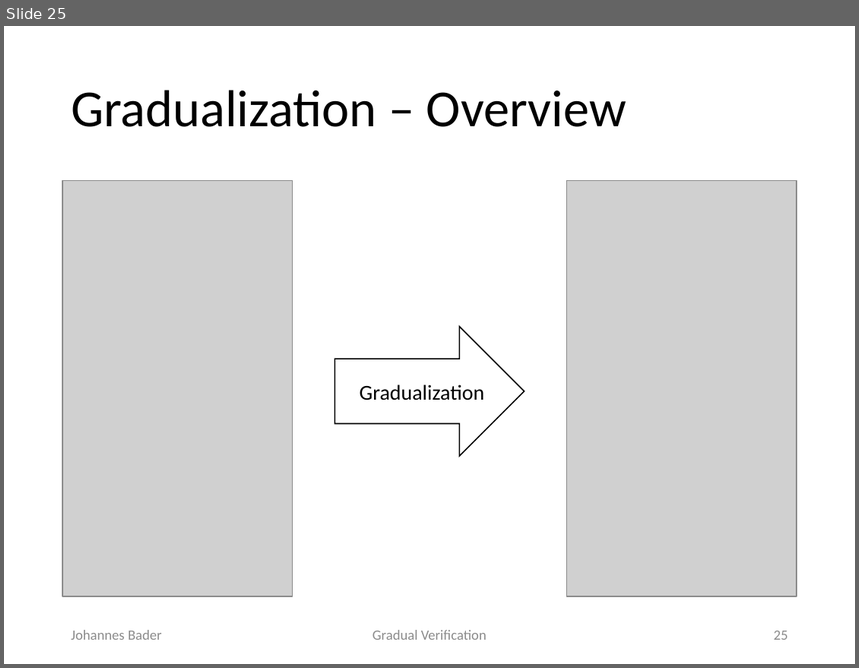
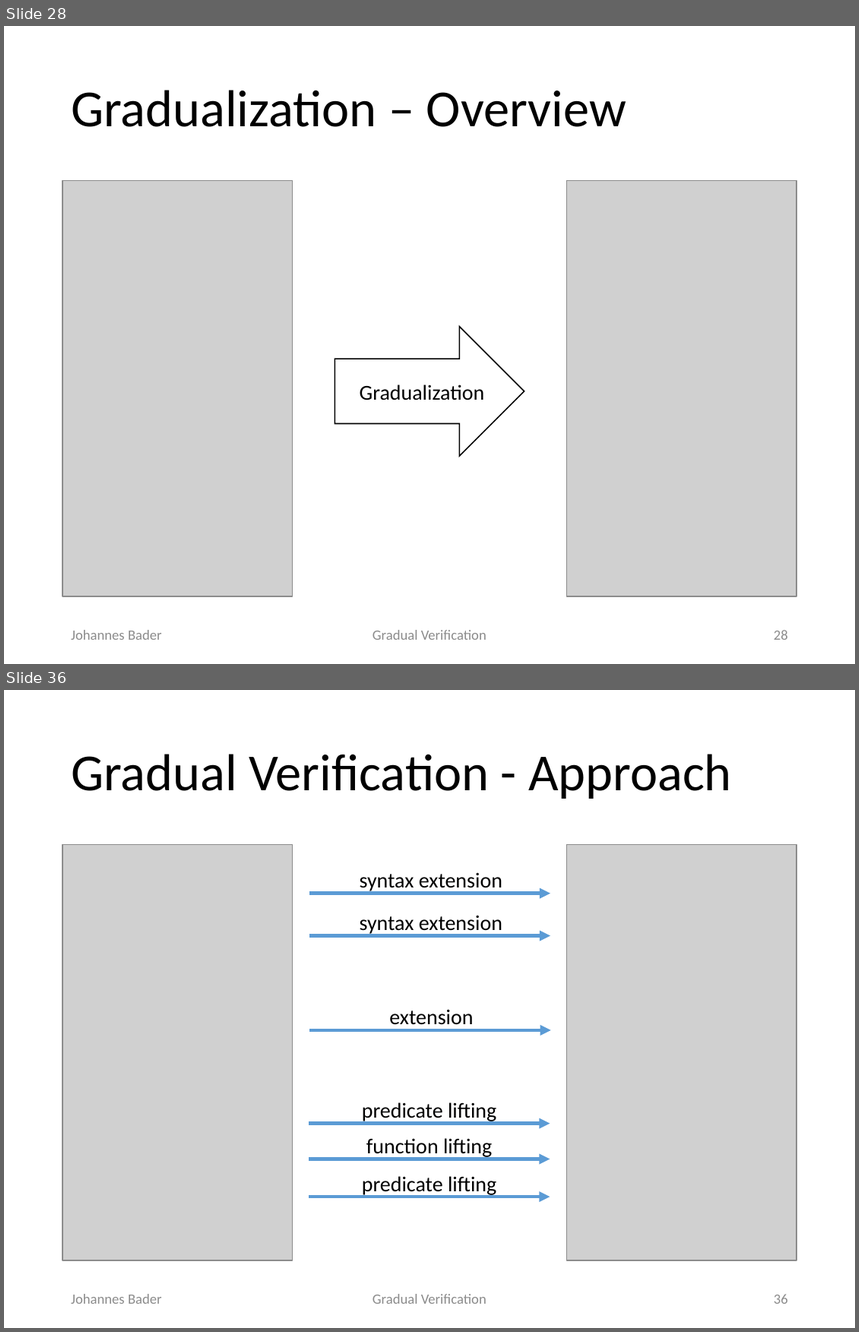
Before and after one commit to olydis/GradVerThesis, a slide deck: presentation/PLunch.pptx. Shown one above the other, each under a label of ours: slide 25 before the commit, slides 28 and 36 after it; the slides between them are not shown. The pictures are 859x668 and 859x1332 pixels, drawn with LibreOffice and Linux fonts; fonts in the diff are those of the drawing; grey boxes stand for pictures. Boxes give left, top, right and bottom in pixels: in the first picture for what was removed or moved away, otherwise in the second. Text is boxed around its words. In the diff, an @@ line names an element or a change of style, - is before the commit and + after.

```diff
--- a/presentation/PLunch.pptx
+++ b/presentation/PLunch.pptx
@@ slide 36 added at (x1=4, y1=690, x2=855, y2=1328), background #FFFFFF @@
@@ title added at (x1=71, y1=754, x2=732, y2=799), 44 pt, text #000000 @@
+Gradual Verification - Approach
@@ picture added at (x1=63, y1=845, x2=293, y2=1262) @@
@@ picture added at (x1=566, y1=845, x2=797, y2=1262) @@
@@ arrow added from (310, 894) to (550, 894), #5B9BD5 3 pt @@
@@ text added at (x1=360, y1=872, x2=503, y2=893), 18 pt, text #000000 @@
+syntax extension
@@ text added at (x1=360, y1=915, x2=503, y2=935), 18 pt, text #000000 @@
+syntax extension
@@ arrow added from (310, 936) to (550, 936), #5B9BD5 3 pt @@
@@ arrow added from (310, 1030) to (551, 1030), #5B9BD5 3 pt @@
@@ text added at (x1=389, y1=1009, x2=473, y2=1030), 18 pt, text #000000 @@
+extension
@@ text added at (x1=362, y1=1103, x2=496, y2=1123), 18 pt, text #000000 @@
+predicate lifting
@@ arrow added from (309, 1123) to (550, 1123), #5B9BD5 3 pt @@
@@ text added at (x1=367, y1=1138, x2=492, y2=1159), 18 pt, text #000000 @@
+function lifting
@@ arrow added from (309, 1159) to (550, 1159), #5B9BD5 3 pt @@
@@ text added at (x1=362, y1=1176, x2=496, y2=1196), 18 pt, text #000000 @@
+predicate lifting
@@ arrow added from (309, 1198) to (550, 1198), #5B9BD5 3 pt @@
@@ text added at (x1=71, y1=1294, x2=162, y2=1304), 12 pt, text #8C8C8C @@
+Johannes Bader
@@ text added at (x1=373, y1=1294, x2=487, y2=1304), 12 pt, text #8C8C8C @@
+Gradual Verification
@@ page number added at (x1=774, y1=1294, x2=788, y2=1304), 12 pt, text #8C8C8C @@
+36
@@ what was slide 25 is now slide 28 @@
@@ page number at (x1=774, y1=630, x2=788, y2=640): text changed @@
-25
+28
```
Also in this commit, not shown: 22 slides changed, 19 other slides added, 1 other file.
